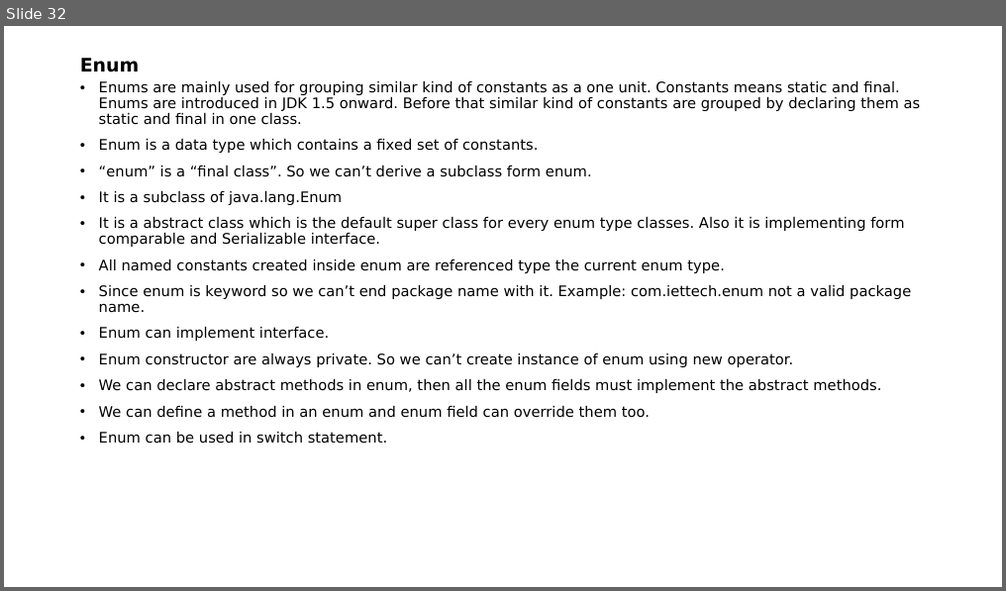
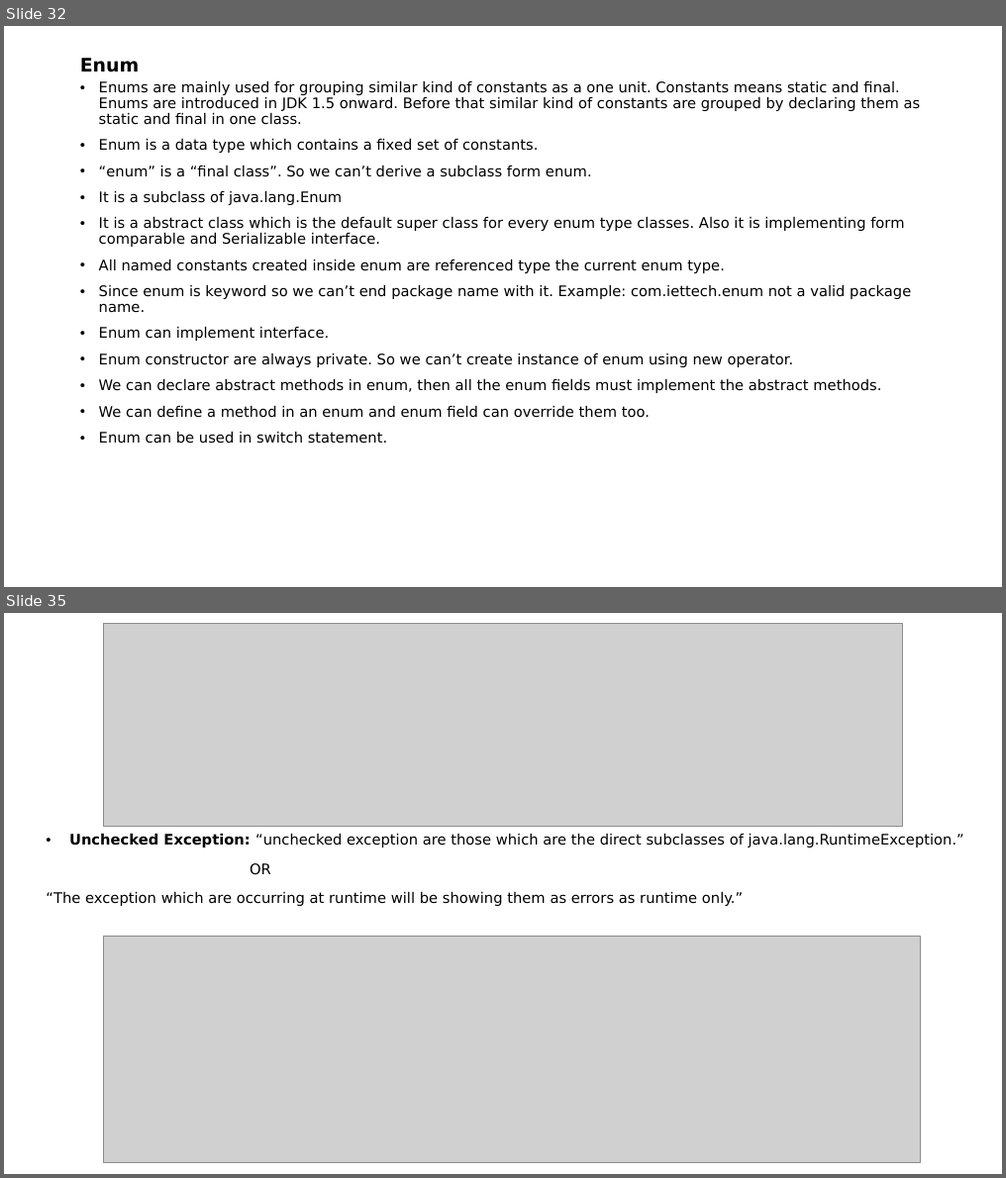
Before and after one commit to indrajeetydv/FSWDT, a slide deck: CoreJavaNotes.pptx. Shown one above the other, each under a label of ours: slide 32 before the commit, slides 32 and 35 after it; the slides between them are not shown. The pictures are 1006x591 and 1006x1178 pixels, drawn with LibreOffice and Linux fonts; fonts in the diff are those of the drawing; grey boxes stand for pictures. Boxes give left, top, right and bottom in pixels: in the first picture for what was removed or moved away, otherwise in the second. Text is boxed around its words. In the diff, an @@ line names an element or a change of style, - is before the commit and + after.

Commit message:
exception topics

```diff
--- a/CoreJavaNotes.pptx
+++ b/CoreJavaNotes.pptx
@@ slide 35 added at <box>4,613,1002,1174</box>, background #FFFFFF @@
@@ picture added at <box>103,624,902,826</box> @@
@@ text added at <box>46,833,964,906</box>, 14 pt, text #000000 @@
+• Unchecked Exception: “unchecked exception are those which are the direct subclasses of java.lang.RuntimeException.”
+OR
+“The exception which are occurring at runtime will be showing them as errors as runtime only.”
@@ picture added at <box>103,937,921,1164</box> @@
```
Also in this commit, not shown: 7 other slides added.
